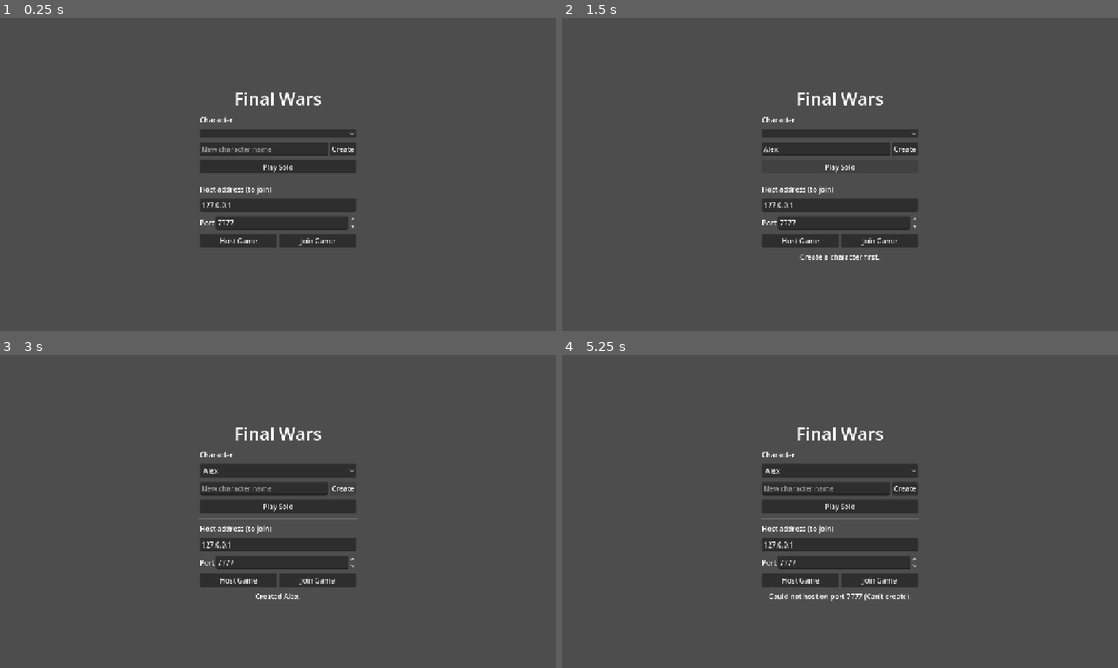
Above: before the commit, frames 1-4 (two rows, left to right).
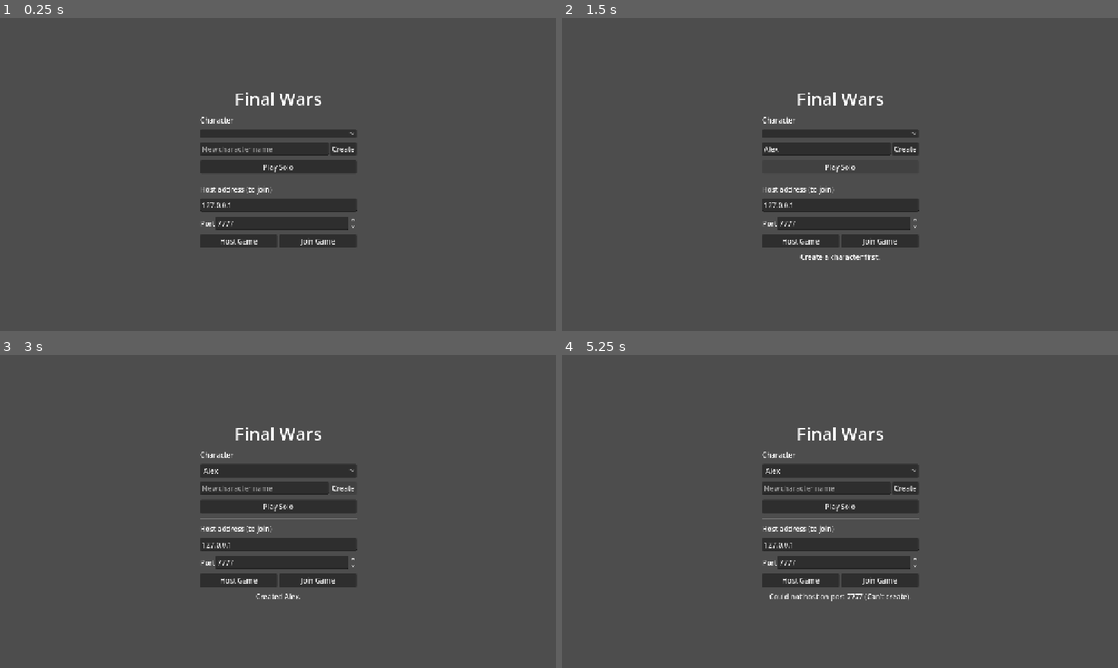
Above: after the commit, the same moments.

Repository: victorduvergermacarons-lang/Final-Wars
Game: Godot game, scene res://scenes/main.tscn
Same seed, same stepped clock (60 frames per second), same inputs: the game is played once before the commit and once after it.
Inputs (mouse positions are in pixels of both pictures, inside the frame that each line leads up to):
- Up to frame 1 (0.25 s): no input
- Up to frame 2 (1.5 s): click (828, 149) at 0.52 s; type "Alex" at 0.6 s; click "Play Solo" at 1.25 s
- Up to frame 3 (3 s): click "Play Solo" at 2 s; click "Create" at 2.75 s
- Up to frame 4 (5.25 s): click "Alex" at 3.5 s; click "Create" at 4.25 s; click "Host Game" at 5 s

The runs differ from the first frame. In frame 1, 0.5% of the frame differs, in the area x 36-65%, y 23-73%; in frame 2, 0.6%; in frame 3, 0.5%; in frame 4, 0.6%, in the area x 35-65%, y 23-79%.

Commit message:
Pixel-perfect camera: whole-number art scales and pixel-snapped movement
PixelCamera only zooms to scales where an art pixel covers a whole number of
screen pixels, counting the window's stretch (3x at 1280x720, 4x at 1080p),
and moves by whole screen pixels. 2D transforms snap to pixels; nearest
filtering was already the default and tile images import without mipmaps.
The screenshot scene accepts --resolution for other window sizes.

Co-Authored-By: Claude Opus 5.5 <noreply@anthropic.com>
Claude-Session: https://claude.ai/code/session_01NkxcXD4xqQYvGrzBVzDJEX

Diff:
--- a/project.godot
+++ b/project.godot
@@ -34,5 +34,6 @@
 [rendering]
 
 textures/canvas_textures/default_texture_filter=0
+2d/snap/snap_2d_transforms_to_pixel=true
 renderer/rendering_method="gl_compatibility"
 renderer/rendering_method.mobile="gl_compatibility"
--- /dev/null
+++ b/tests/unit/test_pixel_camera.gd
@@ -0,0 +1,48 @@
+extends GutTest
+## Pixel-perfect camera: whole-number art scales only, positions on the pixel grid.
+
+
+func test_zoom_shows_art_at_whole_pixels_for_any_window_stretch() -> void:
+	for stretch in [1.0, 1.5, 2.0, 2.25]:
+		for scale_px in range(1, 7):
+			var z := PixelCamera.zoom_for(scale_px, stretch)
+			var art_px: float = PixelCamera.ART_SCALE * z * stretch
+			assert_almost_eq(art_px, float(scale_px), 0.0001, "stretch %s, %dx" % [stretch, scale_px])
+
+
+func test_default_scale_stays_close_to_the_old_view() -> void:
+	assert_eq(PixelCamera.default_art_scale(1.0), 3, "1280x720: zoom 1.5 as before")
+	assert_eq(PixelCamera.default_art_scale(1.5), 4, "1920x1080: 4x (the old view was 4.5x)")
+	assert_eq(PixelCamera.default_art_scale(2.0), 6, "2560x1440")
+
+
+func test_nearest_art_scale() -> void:
+	assert_eq(PixelCamera.nearest_art_scale(1.5, 1.0), 3)
+	assert_eq(PixelCamera.nearest_art_scale(1.37, 1.0), 3)
+	assert_eq(PixelCamera.nearest_art_scale(0.01, 1.0), 1, "never below 1x")
+
+
+func test_position_lands_on_whole_screen_pixels() -> void:
+	for screen_scale in [1.0, 1.5, 3.0, 4.5]:
+		var p: Vector2 = PixelCamera.snapped_position(Vector2(123.37, -45.81), screen_scale)
+		assert_eq(p * screen_scale, (p * screen_scale).round(), "scale %s" % screen_scale)
+		assert_almost_eq(p.x, 123.37, 1.0 / screen_scale)
+
+
+func test_follow_and_zoom_steps() -> void:
+	var cam := PixelCamera.new()
+	cam.stretch_override = 1.0
+	add_child_autofree(cam)
+	var s := cam.stretch()
+	var start := cam.art_scale
+	assert_eq(start, 3)
+	cam.follow(Vector2(100.3, 50.6), 0.016)
+	assert_eq(cam.position, PixelCamera.snapped_position(Vector2(100.3, 50.6), cam.zoom.x * s), "first frame jumps there")
+	cam.follow(Vector2(200, 50.6), 0.016)
+	assert_between(cam.position.x, 100.0, 200.0, "eases toward the target")
+	cam.step_zoom(1)
+	assert_eq(cam.art_scale, start + 1)
+	for i in 20:
+		cam.step_zoom(-1)
+	assert_eq(cam.art_scale, 1, "zooms out to 1x and stops")
+	assert_almost_eq(PixelCamera.ART_SCALE * cam.zoom.x * s, 1.0, 0.0001)
--- a/tests/visual/shots.gd
+++ b/tests/visual/shots.gd
@@ -10,7 +10,10 @@
 
 func _ready() -> void:
 	DirAccess.make_dir_recursive_absolute(out_dir)
-	get_window().size = Vector2i(1280, 720)
+	# Another window size: launch with --resolution 1920x1080 (and an xvfb screen
+	# that big); resizing the window from here leaves part of the capture black.
+	if not OS.get_cmdline_args().has("--resolution"):
+		get_window().size = Vector2i(1280, 720)
 	_run.call_deferred()
 
 
--- /dev/null
+++ b/view/pixel_camera.gd
@@ -0,0 +1,91 @@
+class_name PixelCamera
+extends Camera2D
+## A camera for pixel art. Tile art is drawn at ART_SCALE world units per art
+## pixel, the camera zooms, and the window stretches the whole canvas (1.5x on a
+## 1080p screen). The camera only uses zooms where all of that together shows
+## every art pixel as a whole number of screen pixels (its "art scale": 1x, 2x,
+## 3x...), and it moves by whole screen pixels.
+
+## World units per art pixel (32 px tile art drawn on the 64 px wide grid).
+const ART_SCALE := 2.0
+## The zoom the camera starts near (in world units, as before tiles).
+const DEFAULT_ZOOM := 1.5
+## Zoom limits in world units; the art scale stays within them where it can.
+const MIN_ZOOM := 0.4
+const MAX_ZOOM := 2.5
+## How fast the camera catches up with its target (like Camera2D smoothing).
+const FOLLOW_SPEED := 8.0
+
+## Screen pixels per art pixel.
+var art_scale := 0
+## Tests set this to fix the window stretch (0 = read it from the window).
+var stretch_override := 0.0
+## Where the camera is heading, unsnapped (smoothing works on this).
+var _smooth := Vector2.ZERO
+var _placed := false
+
+
+func _ready() -> void:
+	_apply(default_art_scale(stretch()))
+
+
+## Moves toward `target` (smoothly unless `snap_now`) and snaps to the pixel grid.
+func follow(target: Vector2, delta: float, snap_now: bool = false) -> void:
+	if snap_now or not _placed:
+		_smooth = target
+		_placed = true
+	else:
+		_smooth = _smooth.lerp(target, 1.0 - exp(-FOLLOW_SPEED * delta))
+	# The window may have been resized: keep a whole art scale for the new stretch.
+	var s := stretch()
+	if not is_equal_approx(zoom.x, zoom_for(art_scale, s)):
+		_apply(nearest_art_scale(zoom.x, s))
+	position = snapped_position(_smooth, zoom.x * s)
+
+
+## One zoom step in (`direction` > 0) or out: the next whole art scale.
+func step_zoom(direction: int) -> void:
+	var s := stretch()
+	var next := art_scale + signi(direction)
+	if next < 1 or zoom_for(next, s) > MAX_ZOOM and direction > 0 or zoom_for(next, s) < MIN_ZOOM and direction < 0:
+		return
+	_apply(next)
+	position = snapped_position(_smooth, zoom.x * s)
+
+
+func _apply(scale_px: int) -> void:
+	art_scale = maxi(scale_px, 1)
+	var z := zoom_for(art_scale, stretch())
+	zoom = Vector2(z, z)
+
+
+## How much the window stretches the canvas (1 when not in a window).
+func stretch() -> float:
+	if stretch_override > 0.0:
+		return stretch_override
+	if not is_inside_tree():
+		return 1.0
+	var s := get_viewport().get_final_transform().get_scale().x
+	return s if s > 0.0 else 1.0
+
+
+## The camera zoom that shows art at `scale_px` screen pixels per art pixel.
+static func zoom_for(scale_px: int, window_stretch: float) -> float:
+	return scale_px / (ART_SCALE * window_stretch)
+
+
+## The whole art scale closest to `zoom_level` (at least 1).
+static func nearest_art_scale(zoom_level: float, window_stretch: float) -> int:
+	return maxi(roundi(zoom_level * ART_SCALE * window_stretch), 1)
+
+
+## The starting art scale: as close to DEFAULT_ZOOM as a whole scale allows,
+## rounding down (3x at 1280x720, 4x at 1920x1080).
+static func default_art_scale(window_stretch: float) -> int:
+	return maxi(floori(DEFAULT_ZOOM * ART_SCALE * window_stretch + 0.001), 1)
+
+
+## `pos` rounded so the camera sits on a whole screen pixel when world units
+## are drawn at `screen_scale` screen pixels each.
+static func snapped_position(pos: Vector2, screen_scale: float) -> Vector2:
+	return (pos * screen_scale).round() / screen_scale
--- a/view/world_view.gd
+++ b/view/world_view.gd
@@ -23,7 +23,7 @@
 
 var session # LocalSession or a networked session with the same API
 var client: ClientState
-var camera: Camera2D
+var camera: PixelCamera
 
 var _tiles_by_depth := {} # depth -> Array[Vector2i]
 var _max_depth := 0
@@ -55,9 +55,7 @@
 	for g in zone.graveyards:
 		_graveyards[g] = true
 	_landmarks = zone.landmarks
-	camera = Camera2D.new()
-	camera.position_smoothing_enabled = true
-	camera.zoom = Vector2(1.5, 1.5)
+	camera = PixelCamera.new()
 	add_child(camera)
 	session.events_received.connect(_on_events)
 
@@ -67,7 +65,7 @@
 		return
 	var hero: Actor = session.local_hero()
 	if hero != null:
-		camera.position = actor_screen_pos(hero)
+		camera.follow(actor_screen_pos(hero), delta)
 	var t: float = session.render_time()
 	_float_texts = _float_texts.filter(func(f): return t - f.t < FLOAT_TEXT_SECONDS)
 	queue_redraw()
@@ -76,9 +74,9 @@
 func _unhandled_input(event: InputEvent) -> void:
 	if event is InputEventMouseButton and event.pressed:
 		if event.button_index == MOUSE_BUTTON_WHEEL_UP:
-			camera.zoom = (camera.zoom * 1.1).clamp(Vector2(0.5, 0.5), Vector2(3, 3))
+			camera.step_zoom(1)
 		elif event.button_index == MOUSE_BUTTON_WHEEL_DOWN:
-			camera.zoom = (camera.zoom / 1.1).clamp(Vector2(0.5, 0.5), Vector2(3, 3))
+			camera.step_zoom(-1)
 
 
 ## Interpolated screen position of an actor's feet.
Not shown, added: tests/unit/test_pixel_camera.gd.uid
Not shown, added: view/pixel_camera.gd.uid
